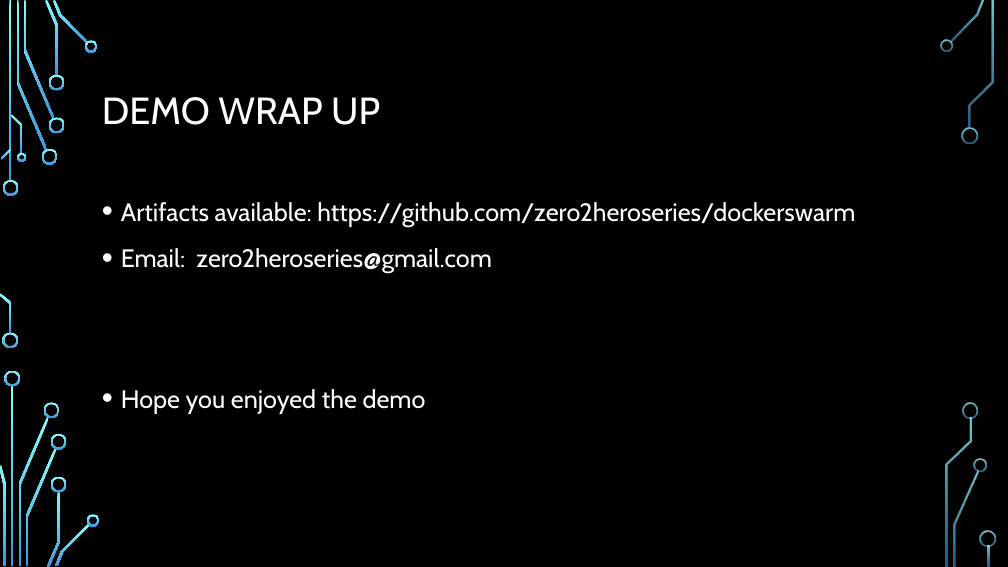
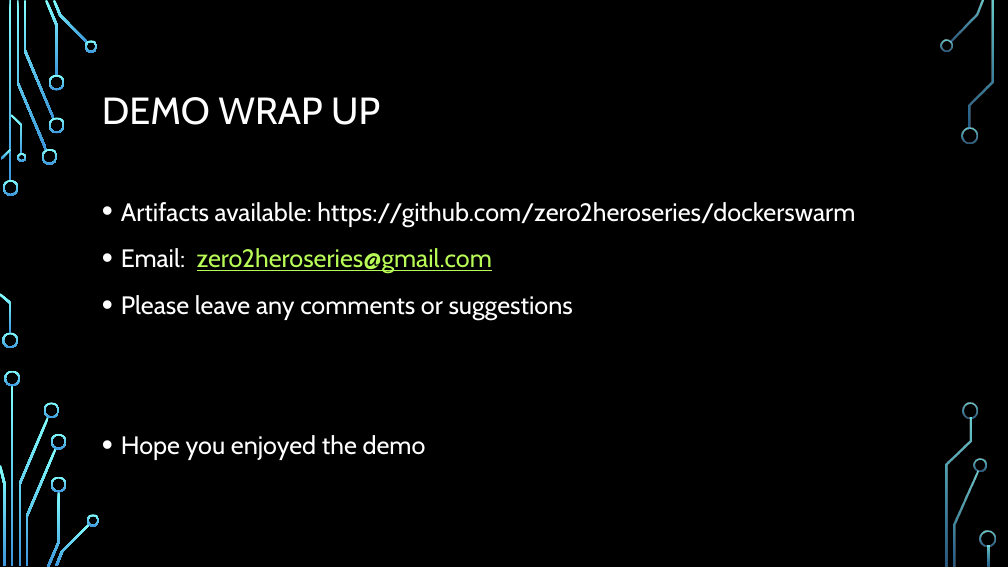
Before and after one commit to zero2heroseries/dockerswarm, a slide deck: slide 6 of docker swarm setup.pptx. Drawn at 1008x567 pixels with LibreOffice and Linux fonts; fonts in the diff are those of the drawing; background and template pictures are left out. Boxes give left, top, right and bottom in pixels: in the first picture for what was removed or moved away, otherwise in the second. Text is boxed around its words. In the diff, an @@ line names an element or a change of style, - is before the commit and + after.

Commit message:
Updates

```diff
--- a/docker swarm setup.pptx
+++ b/docker swarm setup.pptx
@@ text at bbox=[121, 248, 492, 273]: text colour #FFFFFF to #B8FA56, underline on in "zero2heroseries@gmail.com" @@
@@ text at bbox=[121, 295, 573, 320]: paragraph added @@
+• Please leave any comments or suggestions
```
